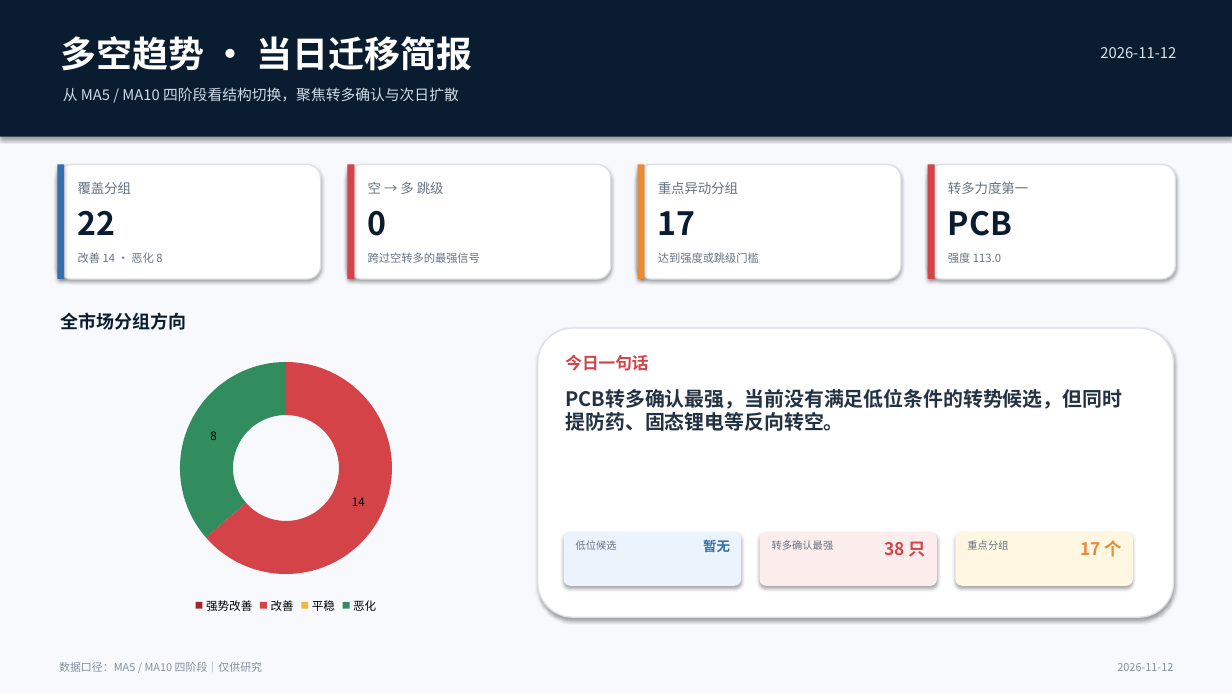
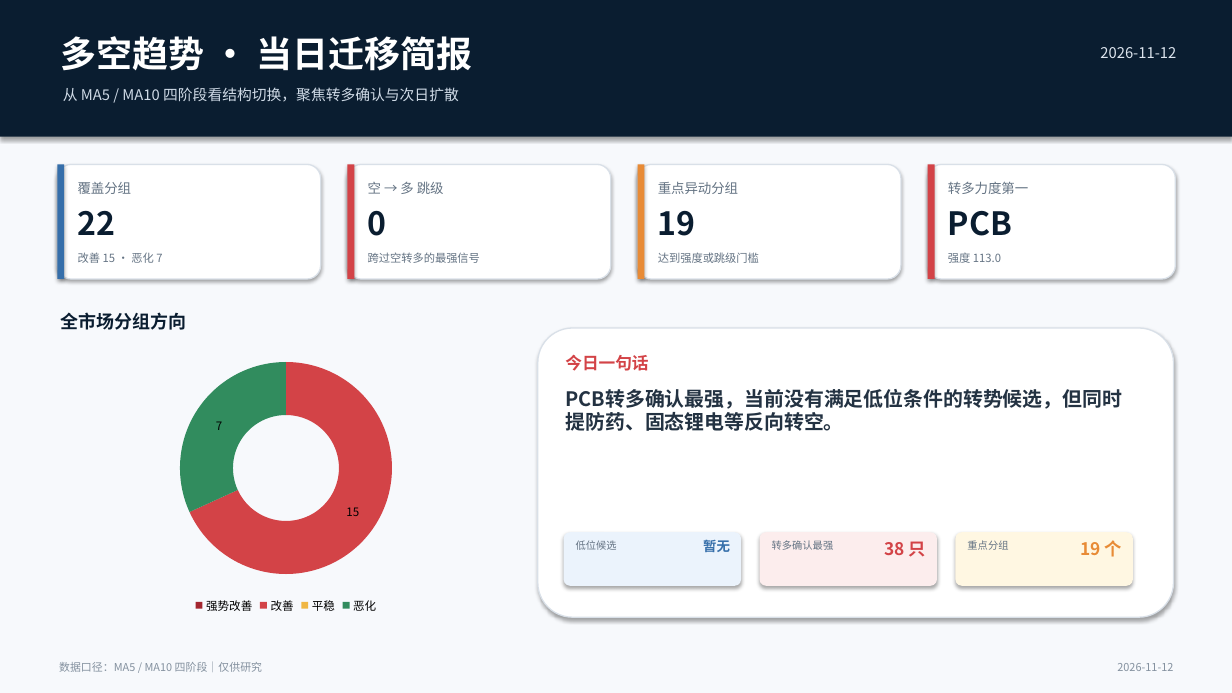
Before and after one commit to nancybhc/a-share-blast-lab, a slide deck: slide 1 of assets/多空阶段简报_2026-11-12.pptx. Drawn at 1232x693 pixels with LibreOffice and Linux fonts; fonts in the diff are those of the drawing. Boxes give left, top, right and bottom in pixels: in the first picture for what was removed or moved away, otherwise in the second. Text is boxed around its words. In the diff, an @@ line names an element or a change of style, - is before the commit and + after.

```diff
--- a/assets/多空阶段简报_2026-11-12.pptx
+++ b/assets/多空阶段简报_2026-11-12.pptx
@@ text at (x1=658, y1=211, x2=696, y2=236): text changed @@
-17
+19
@@ text at (x1=78, y1=252, x2=162, y2=263): text changed @@
-改善 14 · 恶化 8
+改善 15 · 恶化 7
@@ doughnut chart at (x1=67, y1=349, x2=506, y2=617) @@
@@ Series 1, 改善: 14 to 15 @@
@@ Series 1, 恶化: 8 to 7 @@
@@ text at (x1=1080, y1=540, x2=1122, y2=557): text changed @@
-17 个
+19 个
```
Also in this commit, not shown: 3 other slides changed, 8 other files.
